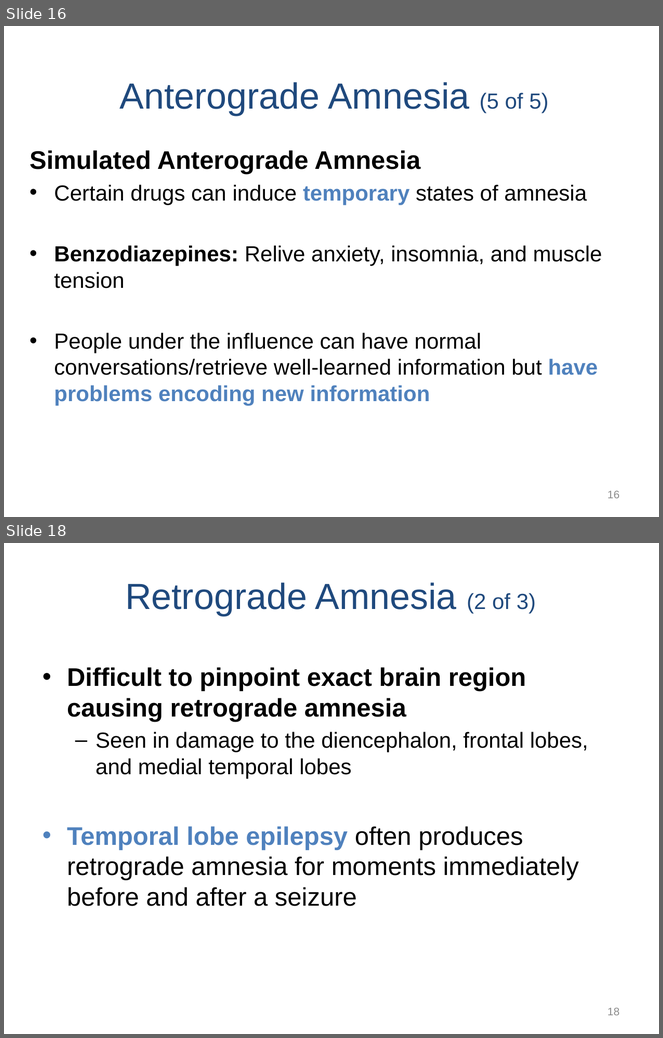
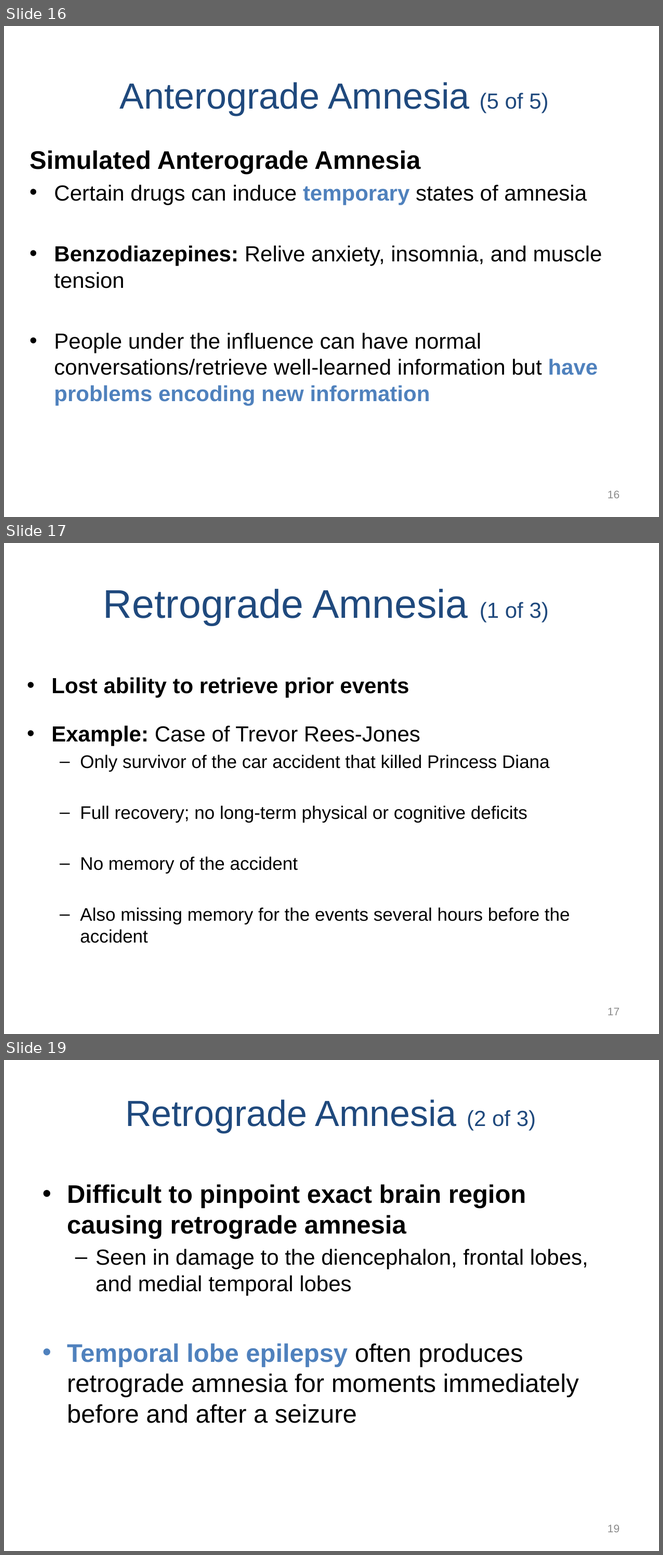
Before and after one commit to npm27/Teaching-Materials, a slide deck: Memory/Slides/Chapter 10.PPTX. Shown one above the other, each under a label of ours: slides 16 and 18 before the commit, slides 16, 17 and 19 after it; the slides between them are not shown. The pictures are 663x1038 and 663x1555 pixels, drawn with LibreOffice and Linux fonts; fonts in the diff are those of the drawing. Boxes give left, top, right and bottom in pixels: in the first picture for what was removed or moved away, otherwise in the second. Text is boxed around its words. In the diff, an @@ line names an element or a change of style, - is before the commit and + after.

```diff
--- a/Memory/Slides/Chapter 10.PPTX
+++ b/Memory/Slides/Chapter 10.PPTX
@@ slide 17 added at [4,543,659,1034], background #FFFFFF @@
@@ title added at [103,589,549,626], 44 pt, text #1F497D @@
+Retrograde Amnesia (1 of 3)
@@ text added at [51,677,570,943], 20 pt, text #000000 @@
+• Lost ability to retrieve prior events
+• Example: Case of Trevor Rees-Jones
+  – Only survivor of the car accident that killed Princess Diana
+  – Full recovery; no long-term physical or cognitive deficits
+  – No memory of the accident
+  – Also missing memory for the events several hours before the accident
@@ page number added at [608,1008,620,1016], 12 pt, text #8C8C8C @@
+17
@@ what was slide 18 is now slide 19 @@
@@ page number at [608,1525,620,1533]: text changed @@
-18
+19
```
Also in this commit, not shown: 4 slides changed.
